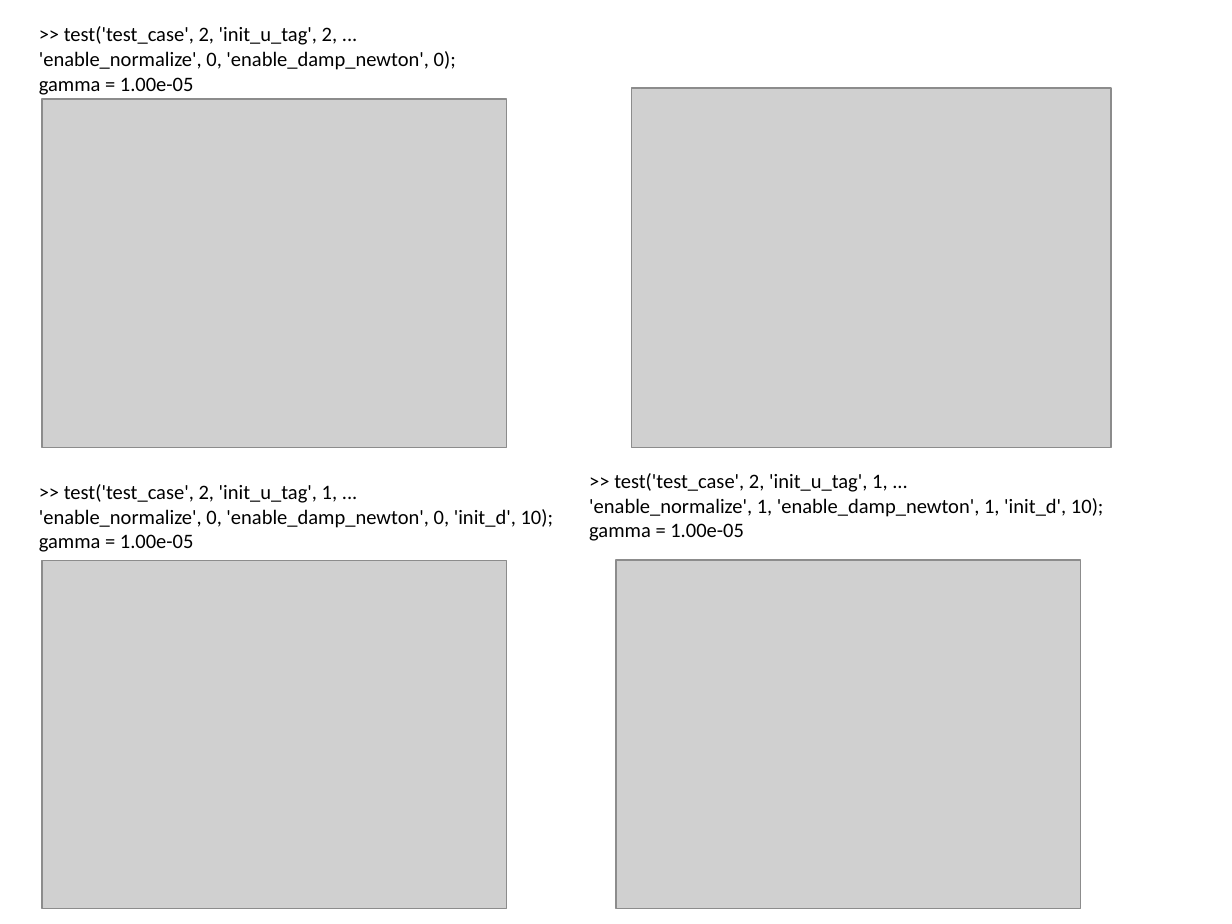
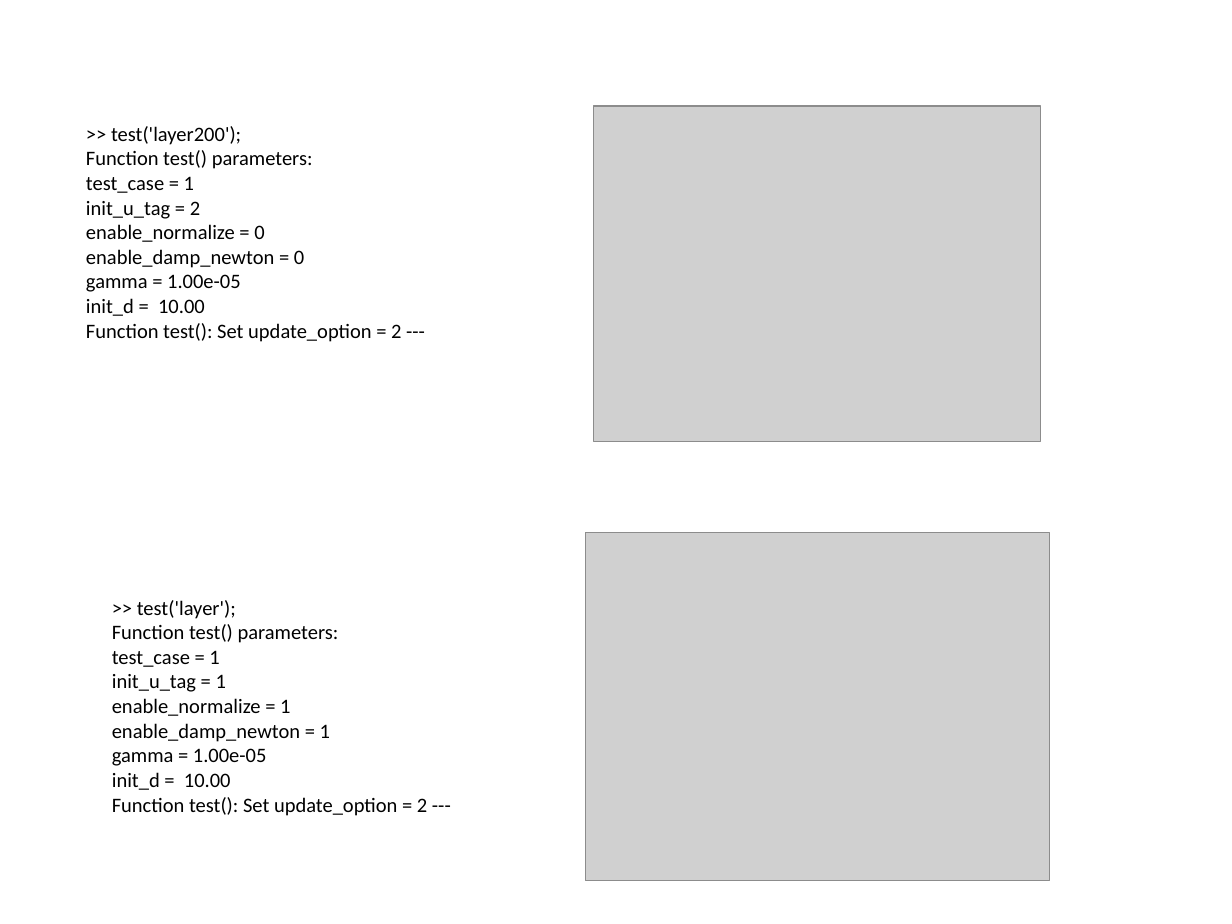
Before and after one commit to lu6007/opt-pde, a slide deck: slide 4 of doc/result_0404_2019.pptx. Drawn at 1232x924 pixels with LibreOffice and Linux fonts; fonts in the diff are those of the drawing; grey boxes stand for pictures. Boxes give left, top, right and bottom in pixels: in the first picture for what was removed or moved away, otherwise in the second. Text is boxed around its words. In the diff, an @@ line names an element or a change of style, - is before the commit and + after.

```diff
--- a/doc/result_0404_2019.pptx
+++ b/doc/result_0404_2019.pptx
@@ picture removed at (42,99,506,447) @@
@@ text ">> test('layer200');": place and size @@
-text ">> test('layer200');" at (39,26,456,95)
+text ">> test('layer200');" at (86,126,401,342)
@@ picture: place and size @@
-picture at (632,87,1111,447)
+picture at (594,106,1041,441)
@@ text at (86,126,313,268): text changed @@
->> test('test_case', 2, 'init_u_tag', 2, ...
-'enable_normalize', 0, 'enable_damp_newton', 0);
+>> test('layer200');
+Function test() parameters:
+test_case = 1
+init_u_tag = 2
+enable_normalize = 0
+enable_damp_newton = 0
@@ text at (86,298,401,342): paragraphs added @@
+init_d = 10.00
+Function test(): Set update_option = 2 ---
@@ text removed at (39,484,553,552) @@
->> test('test_case', 2, 'init_u_tag', 1, ...
-'enable_normalize', 0, 'enable_damp_newton', 0, 'init_d', 10);
-gamma = 1.00e-05
@@ picture: place and size @@
-picture at (616,561,1080,909)
+picture at (585,532,1050,881)
@@ picture removed at (42,561,506,909) @@
@@ text ">> test('layer');": place and size @@
-text ">> test('layer');" at (589,473,1103,541)
+text ">> test('layer');" at (112,600,427,816)
@@ text at (112,600,339,742): text changed @@
->> test('test_case', 2, 'init_u_tag', 1, ...
-'enable_normalize', 1, 'enable_damp_newton', 1, 'init_d', 10);
+>> test('layer');
+Function test() parameters:
+test_case = 1
+init_u_tag = 1
+enable_normalize = 1
+enable_damp_newton = 1
@@ text at (112,772,427,816): paragraphs added @@
+init_d = 10.00
+Function test(): Set update_option = 2 ---
```
Also in this commit, not shown: 8 other slides changed, 1 slide added, 1 slide removed, 2 other files.
